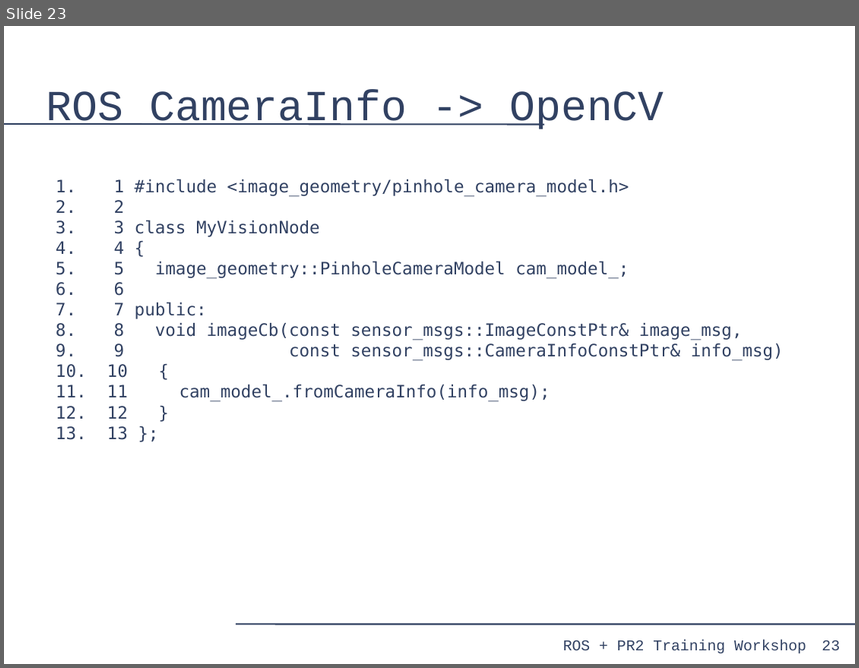
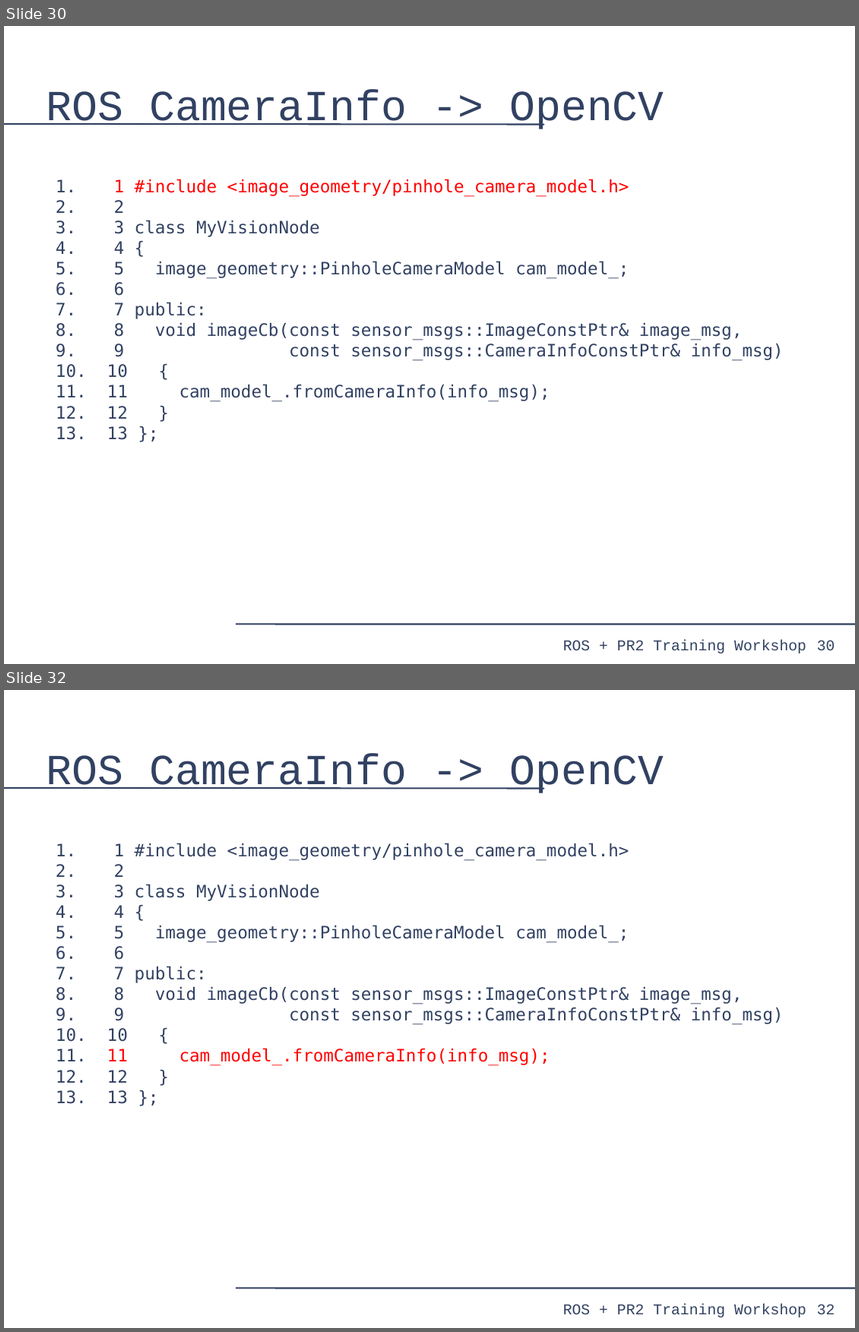
Before and after one commit to PR2/pr2_docs, a slide deck: pr2_training_workshop/processing_camera_data/slides.odp. Shown one above the other, each under a label of ours: slide 23 before the commit, slides 30 and 32 after it; the slides between them are not shown. The pictures are 859x668 and 859x1332 pixels, drawn with LibreOffice and Linux fonts; fonts in the diff are those of the drawing. Boxes give left, top, right and bottom in pixels: in the first picture for what was removed or moved away, otherwise in the second. Text is boxed around its words. In the diff, an @@ line names an element or a change of style, - is before the commit and + after.

Commit message:
processing_camera_data: Highlighting of code snippets

```diff
--- a/pr2_training_workshop/processing_camera_data/slides.odp
+++ b/pr2_training_workshop/processing_camera_data/slides.odp
@@ slide 32 added at [4,690,855,1328], background #FFFFFF; not listed: 4 template elements that a slide beside it also shows @@
@@ title added at [47,753,664,793], 40 pt, text #314162 @@
+ROS CameraInfo -> OpenCV
@@ text added at [107,843,784,1104], 16 pt, text #314162 @@
+1. 1 #include <image_geometry/pinhole_camera_model.h>
+2. 2
+3. 3 class MyVisionNode
+4. 4 {
+5. 5 image_geometry::PinholeCameraModel cam_model_;
+6. 6
+7. 7 public:
+8. 8 void imageCb(const sensor_msgs::ImageConstPtr& image_msg,
+9. 9 const sensor_msgs::CameraInfoConstPtr& info_msg)
+10. 10 {
+11. 11 cam_model_.fromCameraInfo(info_msg);
+12. 12 }
+13. 13 };
@@ what was slide 23 is now slide 30 @@
@@ slide 30 changed as well @@
@@ text at [114,179,629,196]: text colour #314162 to #FF0000 in "1 #include <image_geometry/pinhole_camera_model.h>" @@
@@ page number added at [817,641,835,651], 14 pt, text #314162 @@
+30
@@ page number removed at [822,641,840,651] @@
-23
```
Also in this commit, not shown: 35 other slides changed, 10 other slides added.
